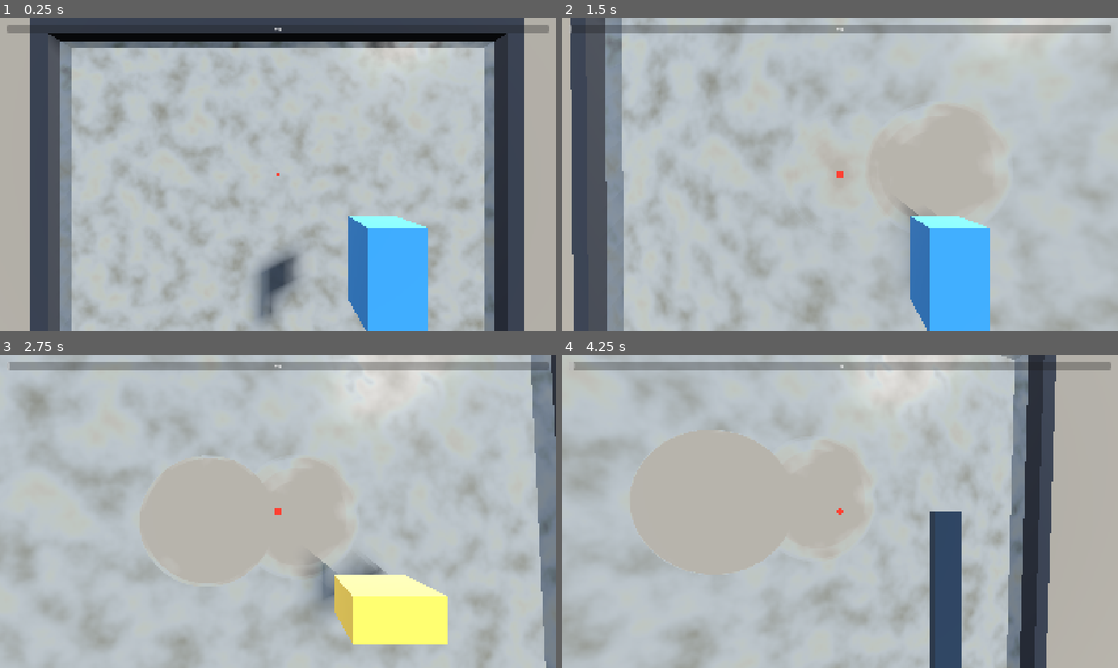
Above: before the commit, frames 1-4 (two rows, left to right).
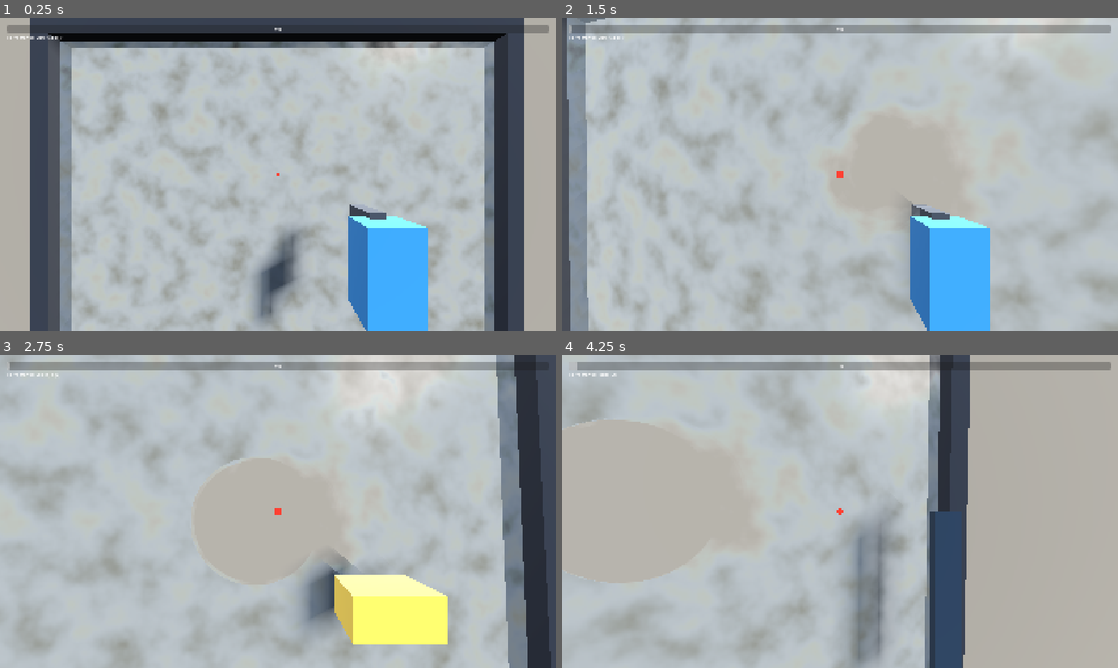
Above: after the commit, the same moments.

Repository: CaioLeonardoSch/window-cleaning-simulator
Game: Godot game, scene res://scenes/main.tscn
Two runs of this game, one before a commit and one after it. Both use one fixed random seed, a clock stepped at 60 frames per second and the inputs below.
Inputs (mouse positions are in pixels of both pictures, inside the frame that each line leads up to):
- Up to frame 1 (0.25 s): no input
- Up to frame 2 (1.5 s): move the mouse to (867, 174) at 0.52 s; press the mouse at (867, 174) at 0.53 s; hold W (move_forward) from 0.53 s (still down); move the mouse to (812, 174) at 1.27 s; release the mouse at (812, 174) at 1.28 s; tap 1 (tool_1) at 1.35 s
- Up to frame 3 (2.75 s): keep holding W (move_forward); move the mouse to (289, 505) at 2.02 s; hold 2 (tool_2) from 2.03 s (still down)
- Up to frame 4 (4.25 s): keep holding W (move_forward); move the mouse to (834, 517) at 2.77 s; release 2 (tool_2) at 2.78 s; tap 3 (tool_3) at 2.85 s; move the mouse to (878, 514) at 3.52 s; press the mouse at (878, 514) at 3.53 s

The runs differ from the first frame. In frame 1, 0.6% of the frame differs, in the area x 1-70%, y 5-78%; in frame 2, 18%; in frame 3, 20%; in frame 4, 29%, in the area x 0-89%, y 0-100%.

Commit message:
Corrige movimento relativo à câmera e deixa ferramenta ativa visível
WASD estava preso no eixo do mundo; agora é relativo ao yaw da
câmera (W sempre pra frente da tela). Adiciona label no HUD com o
nome da ferramenta ativa, dá silhueta de nozzle ao borrifador (tava
sendo confundido com a esponja) e troca o balde decorativo por um
cilindro laranja, mais reconhecível como item não-interativo.

project.godot também reflete o save automático do editor (removeu
chaves com valor default) — sem mudança funcional.

Co-Authored-By: Claude Sonnet 5 <noreply@anthropic.com>

Diff:
--- a/godot/project.godot
+++ b/godot/project.godot
@@ -21,7 +21,6 @@
 window/size/viewport_width=1920
 window/size/viewport_height=1080
 window/stretch/mode="canvas_items"
-window/stretch/aspect="keep"
 
 [input]
 
@@ -47,7 +46,7 @@
 }
 clean={
 "deadzone": 0.5,
-"events": [Object(InputEventMouseButton,"resource_local_to_scene":false,"resource_name":"","device":-1,"button_mask":1,"position":Vector2(0, 0), …(129 unchanged characters)…
+"events": [Object(InputEventMouseButton,"resource_local_to_scene":false,"resource_name":"","device":-1,"window_id":0,"alt_pressed":false,"shift_pressed":false,"ctrl_pressed":false,"meta_pressed":false,"button_mask":1,"position":Vector2(0, 0), …(129 unchanged characters)…
 , Object(InputEventJoypadButton,"resource_local_to_scene":false,"resource_name":"","device":-1,"button_index":7,"pressure":0.0,"pressed":true,"script":null)
 ]
 }
@@ -80,5 +79,4 @@
 
 [rendering]
 
-renderer/rendering_method="forward_plus"
 textures/canvas_textures/default_texture_filter=0
--- a/godot/scenes/hud.tscn
+++ b/godot/scenes/hud.tscn
@@ -10,7 +10,7 @@
 offset_left = 24.0
 offset_top = 24.0
 offset_right = -24.0
-offset_bottom = 60.0
+offset_bottom = 90.0
 
 [node name="VBox" type="VBoxContainer" parent="Margin"]
 layout_mode = 2
@@ -20,6 +20,10 @@
 max_value = 100.0
 value = 0.0
 show_percentage = true
+
+[node name="ToolLabel" type="Label" parent="Margin/VBox"]
+layout_mode = 2
+text = "Ferramenta: Borrifador (1)"
 
 [node name="Banner" type="Label" parent="."]
 anchor_left = 0.5
--- a/godot/scenes/player.tscn
+++ b/godot/scenes/player.tscn
@@ -18,6 +18,12 @@
 
 [sub_resource type="StandardMaterial3D" id="Mat_spray"]
 albedo_color = Color(0.18, 0.5, 0.72, 1)
+
+[sub_resource type="BoxMesh" id="BoxMesh_spray_nozzle"]
+size = Vector3(0.03, 0.03, 0.11)
+
+[sub_resource type="StandardMaterial3D" id="Mat_spray_nozzle"]
+albedo_color = Color(0.22, 0.24, 0.26, 1)
 
 [sub_resource type="BoxMesh" id="BoxMesh_sponge"]
 size = Vector3(0.14, 0.07, 0.1)
@@ -45,10 +51,17 @@
 [node name="Viewmodel" type="Node3D" parent="CameraRig/Camera3D"]
 transform = Transform3D(1, 0, 0, 0, 1, 0, 0, 0, 1, 0.18, -0.16, -0.35)
 
-[node name="ToolSpray" type="MeshInstance3D" parent="CameraRig/Camera3D/Viewmodel"]
+[node name="ToolSpray" type="Node3D" parent="CameraRig/Camera3D/Viewmodel"]
 visible = false
+
+[node name="Body" type="MeshInstance3D" parent="CameraRig/Camera3D/Viewmodel/ToolSpray"]
 mesh = SubResource("BoxMesh_spray")
 surface_material_override/0 = SubResource("Mat_spray")
+
+[node name="Nozzle" type="MeshInstance3D" parent="CameraRig/Camera3D/Viewmodel/ToolSpray"]
+transform = Transform3D(1, 0, 0, 0, 1, 0, 0, 0, 1, 0, 0.075, -0.07)
+mesh = SubResource("BoxMesh_spray_nozzle")
+surface_material_override/0 = SubResource("Mat_spray_nozzle")
 
 [node name="ToolSponge" type="MeshInstance3D" parent="CameraRig/Camera3D/Viewmodel"]
 visible = false
--- a/godot/scenes/scaffold.tscn
+++ b/godot/scenes/scaffold.tscn
@@ -18,8 +18,13 @@
 [sub_resource type="BoxMesh" id="BoxMesh_post"]
 size = Vector3(0.05, 1.05, 0.05)
 
-[sub_resource type="BoxMesh" id="BoxMesh_bucket"]
-size = Vector3(0.25, 0.3, 0.25)
+[sub_resource type="CylinderMesh" id="CylinderMesh_bucket"]
+top_radius = 0.16
+bottom_radius = 0.13
+height = 0.28
+
+[sub_resource type="StandardMaterial3D" id="Mat_bucket"]
+albedo_color = Color(0.78, 0.32, 0.14, 1)
 
 [node name="Scaffold" type="StaticBody3D"]
 
@@ -48,6 +53,6 @@
 surface_material_override/0 = SubResource("Mat_metal")
 
 [node name="Bucket" type="MeshInstance3D" parent="."]
-transform = Transform3D(1, 0, 0, 0, 1, 0, 0, 0, 1, 1.1, 0.15, 0.6)
-mesh = SubResource("BoxMesh_bucket")
-surface_material_override/0 = SubResource("Mat_metal")
+transform = Transform3D(1, 0, 0, 0, 1, 0, 0, 0, 1, 1.1, 0.14, 0.6)
+mesh = SubResource("CylinderMesh_bucket")
+surface_material_override/0 = SubResource("Mat_bucket")
--- a/godot/scripts/hud.gd
+++ b/godot/scripts/hud.gd
@@ -5,9 +5,11 @@
 const WIN_CLEAN := 0.999
 
 @onready var clean_bar: ProgressBar = $Margin/VBox/CleanBar
+@onready var tool_label: Label = $Margin/VBox/ToolLabel
 @onready var banner: Label = $Banner
 
 var window_pane = null
+var player = null
 var _finished := false
 
 func _ready() -> void:
@@ -15,8 +17,14 @@
 	var panes := get_tree().get_nodes_in_group("window_pane")
 	if not panes.is_empty():
 		window_pane = panes[0]
+	var players := get_tree().get_nodes_in_group("player")
+	if not players.is_empty():
+		player = players[0]
 
 func _process(_delta: float) -> void:
+	if player != null:
+		tool_label.text = "Ferramenta: %s" % player.TOOL_NAMES[player.active_tool_index]
+
 	if window_pane == null:
 		return
 	var st: Dictionary = window_pane.stats()
--- a/godot/scripts/player.gd
+++ b/godot/scripts/player.gd
@@ -14,6 +14,8 @@
 const PLATFORM_Z_RANGE := Vector2(0.45, 1.0)
 const MOVE_SPEED := 1.3
 
+const TOOL_NAMES := ["Borrifador (1)", "Esponja (2)", "Rodo (3)"]
+
 @onready var camera_rig: Node3D = $CameraRig
 @onready var camera: Camera3D = $CameraRig/Camera3D
 @onready var viewmodel: Node3D = $CameraRig/Camera3D/Viewmodel
@@ -27,6 +29,7 @@
 var _sway_time := 0.0
 
 func _ready() -> void:
+	add_to_group("player")
 	Input.mouse_mode = Input.MOUSE_MODE_CAPTURED
 	tools = [ToolSpray.new(), ToolSponge.new(), ToolSqueegee.new()]
 	var panes := get_tree().get_nodes_in_group("window_pane")
@@ -80,23 +83,30 @@
 	active_window.apply_tool(tools[active_tool_index], stroke)
 	_prev_uv = uv
 
-## Anda pela plataforma do andaime (WASD), em eixo do mundo — nada de física ainda, só clamp
-## nos limites da plataforma. Sem movimento vertical (plano: fora de escopo da v0).
+## Anda pela plataforma do andaime (WASD), relativo pra onde a câmera olha (yaw) — W sempre
+## "pra frente da tela", não um eixo fixo do mundo. Nada de física ainda, só clamp nos limites
+## da plataforma. Sem movimento vertical (plano: fora de escopo da v0).
 func _move(delta: float) -> void:
-	var dir := Vector2.ZERO
+	var input := Vector2.ZERO
 	if Input.is_action_pressed("move_forward"):
-		dir.y -= 1.0
+		input.y += 1.0
 	if Input.is_action_pressed("move_back"):
-		dir.y += 1.0
+		input.y -= 1.0
 	if Input.is_action_pressed("move_left"):
-		dir.x -= 1.0
+		input.x -= 1.0
 	if Input.is_action_pressed("move_right"):
-		dir.x += 1.0
-	if dir == Vector2.ZERO:
+		input.x += 1.0
+	if input == Vector2.ZERO:
 		return
-	dir = dir.normalized() * MOVE_SPEED * delta
-	position.x = clampf(position.x + dir.x, PLATFORM_X_RANGE.x, PLATFORM_X_RANGE.y)
-	position.z = clampf(position.z + dir.y, PLATFORM_Z_RANGE.x, PLATFORM_Z_RANGE.y)
+	input = input.normalized()
+
+	var basis := camera_rig.global_transform.basis
+	var forward: Vector3 = Vector3(-basis.z.x, 0.0, -basis.z.z).normalized()
+	var right: Vector3 = Vector3(basis.x.x, 0.0, basis.x.z).normalized()
+	var move: Vector3 = (forward * input.y + right * input.x) * MOVE_SPEED * delta
+
+	position.x = clampf(position.x + move.x, PLATFORM_X_RANGE.x, PLATFORM_X_RANGE.y)
+	position.z = clampf(position.z + move.z, PLATFORM_Z_RANGE.x, PLATFORM_Z_RANGE.y)
 	position.y = EYE_HEIGHT
 
 ## Raycast do centro da tela (seção 6.2 do plano) — a mira é sempre o centro, não o mouse.
Not shown: 1 places in godot/scenes/player.tscn that only renumber resources
Not shown: 1 places in godot/scenes/scaffold.tscn that only renumber resources
